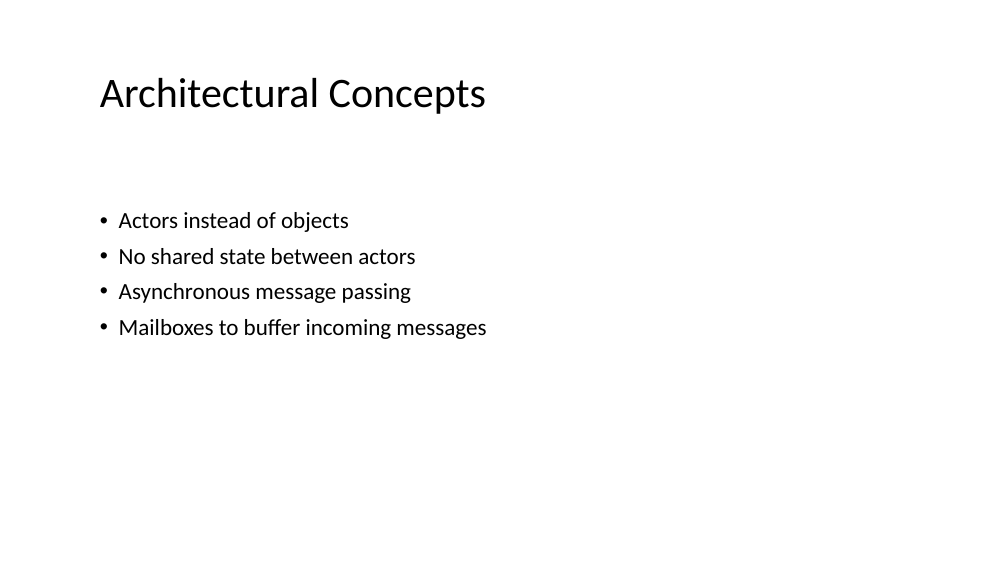
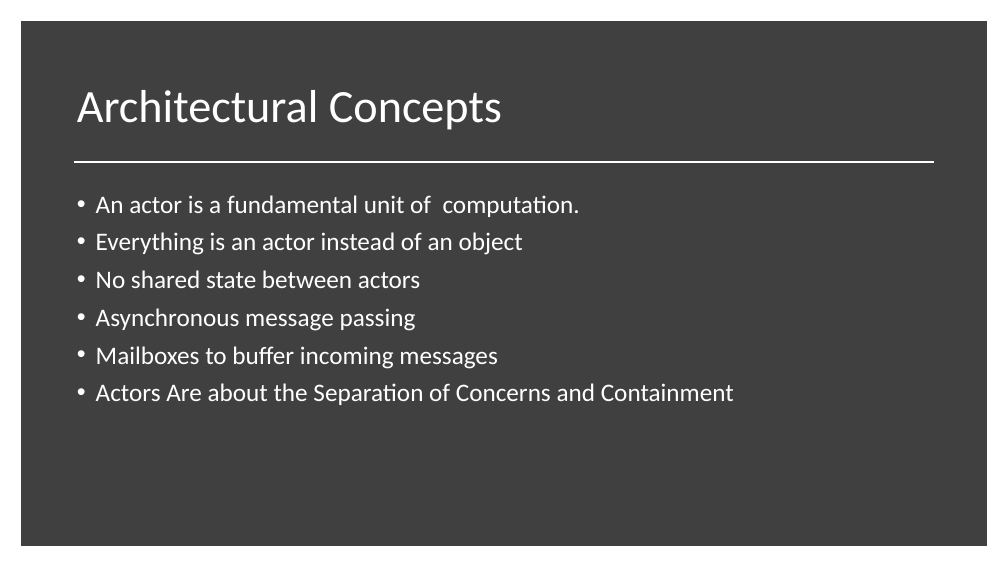
Before and after one commit to codeznstuff/ActorModelDemo, a slide deck: slide 4 of Docs/ActorModel.pptx (slide 5 before the commit). Drawn at 1008x567 pixels with LibreOffice and Linux fonts; fonts in the diff are those of the drawing. Boxes give left, top, right and bottom in pixels: in the first picture for what was removed or moved away, otherwise in the second. Text is boxed around its words. In the diff, an @@ line names an element or a change of style, - is before the commit and + after.

Commit message:
finish presentation

```diff
--- a/Docs/ActorModel.pptx
+++ b/Docs/ActorModel.pptx
@@ rectangle added at (x1=26, y1=26, x2=982, y2=541), fill #404040, outline #404040 10 pt @@
@@ title "Architectural Concepts" moved from (x1=100, y1=78, x2=486, y2=114) to (x1=77, y1=90, x2=502, y2=130) @@
@@ title "Architectural Concepts" at (x1=77, y1=90, x2=502, y2=130): size 40 to 44 pt, text colour #000000 to #FFFFFF @@
@@ line added from (74, 162) to (934, 162), #FFFFFF 1.75 pt @@
@@ text "An actor is a fundamental ..." moved from (x1=119, y1=212, x2=486, y2=339) to (x1=96, y1=195, x2=734, y2=405) @@
@@ text at (x1=96, y1=195, x2=580, y2=255): text changed; size 22 to 24 pt; text colour #000000 to #FFFFFF @@
-• Actors instead of objects
+• An actor is a fundamental unit of computation.
+• Everything is an actor instead of an object
@@ text at (x1=96, y1=270, x2=497, y2=369): size 22 to 24 pt, text colour #000000 to #FFFFFF in "No shared state between actors", "Asynchronous message passing", "Mailboxes to buffer incoming messages" @@
@@ text at (x1=96, y1=383, x2=734, y2=405): paragraph added @@
+• Actors Are about the Separation of Concerns and Containment
```
Also in this commit, not shown: 6 other slides changed, 4 slides added, 4 slides removed.
